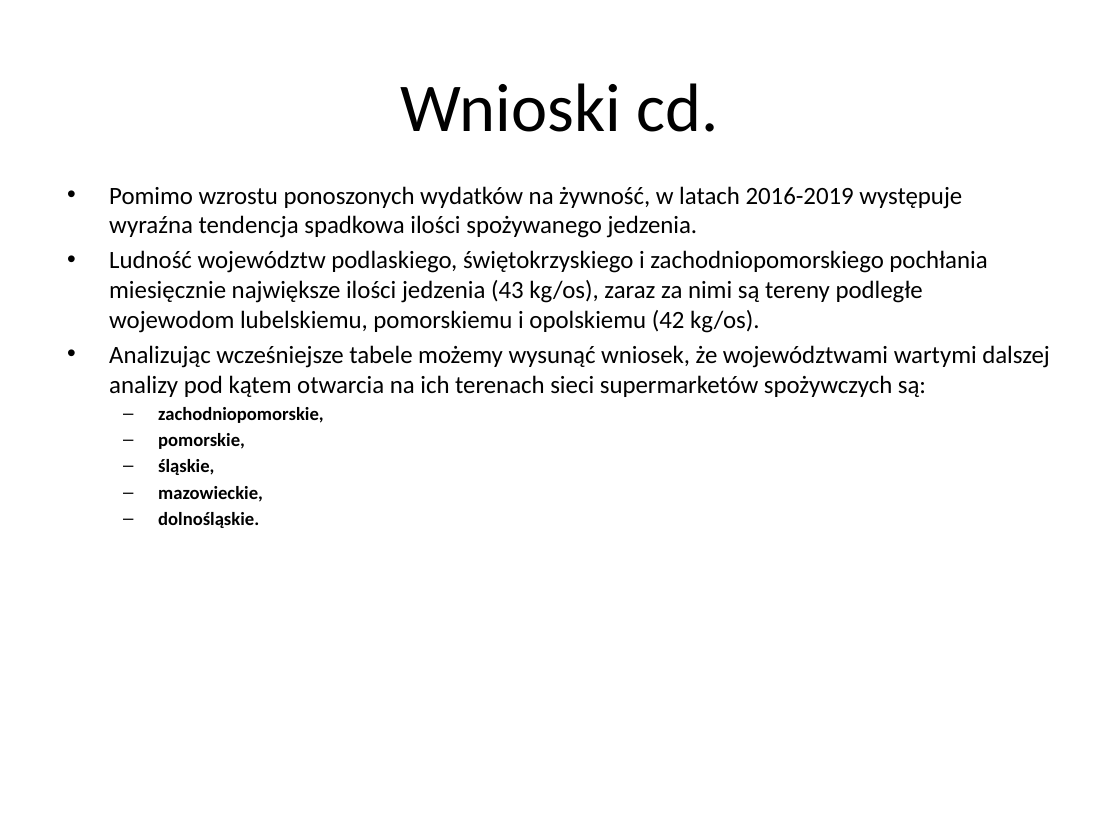
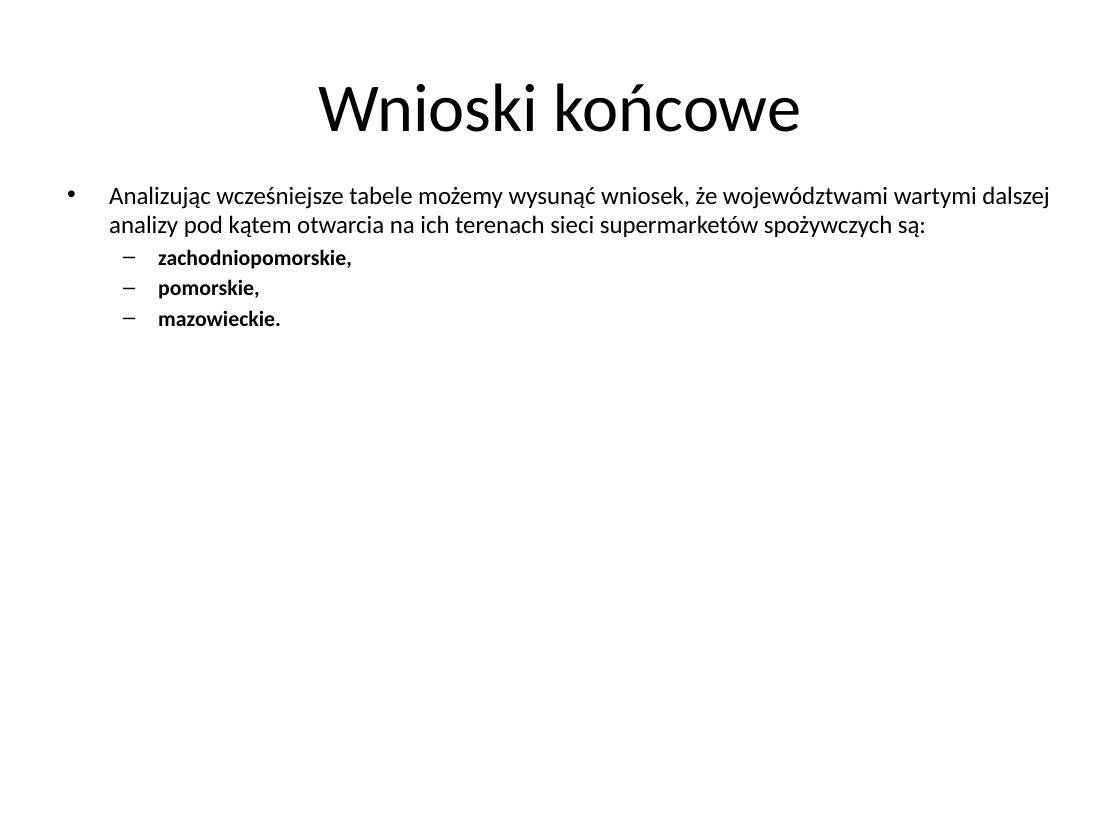
Before and after one commit to PoVerGrr/BGD-Projekt, a slide deck: slide 13 of Riak_BGD.pptx (slide 11 before the commit). Drawn at 1120x840 pixels with LibreOffice and Linux fonts; fonts in the diff are those of the drawing; background and template pictures are left out. Boxes give left, top, right and bottom in pixels: in the first picture for what was removed or moved away, otherwise in the second. Text is boxed around its words. In the diff, an @@ line names an element or a change of style, - is before the commit and + after.

```diff
--- a/Riak_BGD.pptx
+++ b/Riak_BGD.pptx
@@ title at (318, 83, 802, 132): text changed @@
-Wnioski cd.
+Wnioski końcowe
@@ text at (109, 186, 987, 333): paragraphs removed @@
-• Pomimo wzrostu ponoszonych wydatków na żywność, w latach 2016-2019 występuje wyraźna tendencja spadkowa ilości spożywanego jedzenia.
-• Ludność województw podlaskiego, świętokrzyskiego i zachodniopomorskiego pochłania miesięcznie największe ilości jedzenia (43 kg/os), zaraz za nimi są tereny podległe wojewodom lubelskiemu, pomorskiemu i opolskiemu (42 kg/os).
@@ text at (158, 249, 352, 299): size 12 to 14 pt in "zachodniopomorskie,", "pomorskie," @@
@@ text at (158, 310, 281, 326): text changed; size 12 to 14 pt @@
-  – śląskie,
-  – mazowieckie,
-  – dolnośląskie.
+  – mazowieckie.
```
Also in this commit, not shown: 2 other slides changed, 2 slides added.
